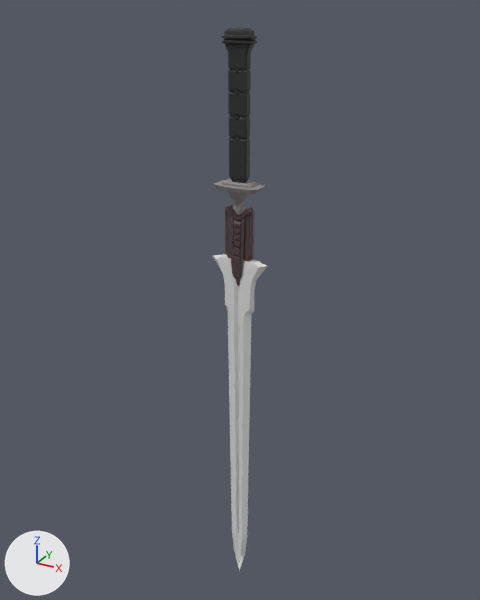
The FBX model Sword_Texture_Set_3.fbx as it was, and as the next commit left it.
Before and after are seen from a 50 mm lens placed at (0.4275, -0.1626, 0.1548), pointed at (0.3531, -0.0272, 0.0871). Arrows for +X, +Y and +Z are at lower left; the lights stay in place. Where no turn or scale is listed for an object, it has been applied to the vertices. Vertices at the same position are counted once.
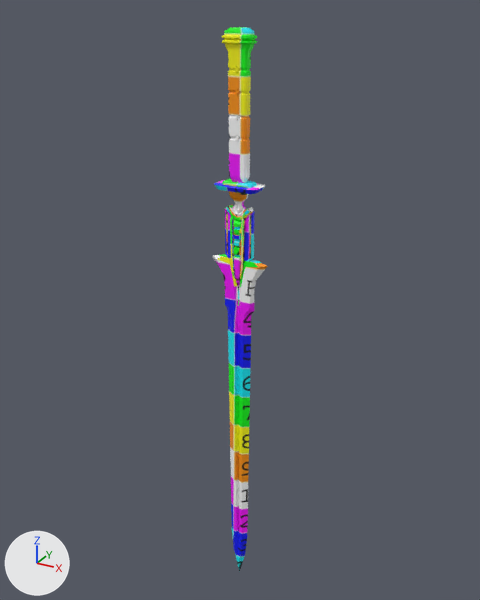
The newer file is also turned or shifted as a whole; pictures and numbers use the older file's frame.

What differs and where, as boxes [x1, y1, x2, y2] in the pictures (480 x 600 px; the box of a moved part takes in the faces that stretch with it):
part 1 of me_mesh, moved or reshaped: before [222, 118, 242, 534]; after [222, 138, 242, 534]
part 2 of me_mesh, surface changed: before [230, 217, 233, 256]; after [232, 231, 234, 257]
part 3 of me_mesh, recoloured: [214, 180, 265, 212] in both
part 4 of me_mesh, recoloured: [222, 27, 257, 183] in both
part 5 of me_mesh, recoloured: [225, 205, 255, 287] in both
part 6 of me_mesh, recoloured: [213, 254, 268, 572] in both

The change, as a list of edits to the scene's bpy script:
```text
Change me_mesh:
    used by ob_pcube28; location = (0.4397, -0.0316, 0.0824)
    remove me_mesh.from_pydata(...)  # 1661 vertices, 3336 faces; spans x -0.092..-0.077, y -0.003..0.003, z -0.082..0.069
    add me_mesh.from_pydata(...)  # 1662 vertices, 3338 faces; spans x -0.092..-0.077, y -0.003..0.003, z -0.082..0.069
    me_mesh part 1: 64 vertices moved within x -0.088..-0.084, y -0.001..0.001, z 0.001..0.056; 1 vertex removed from x -0.084, y -0.001, z 0.029; 2 vertices added at x -0.085..-0.084, y -0.001..0.0, z 0.029
    me_mesh part 2: 7 kept faces spanning x -0.086, y -0.001..0.001, z 0.018..0.069 get new texture (UV) coordinates
    me_mesh part 3: 418 faces spanning x -0.09..-0.079, y -0.003..0.003, z 0.029..0.036 switch from mat_lambert10 (grey #8e8989) to mat_sword1_sword_sword_sword_lambert3 (picture img_uv_checker_texture_jpg)
    me_mesh part 4: 961 faces spanning x -0.088..-0.081, y -0.002..0.002, z 0.036..0.069 switch from mat_leather (black #2a2a2a) to mat_sword1_sword_sword_sword_lambert3 (picture img_uv_checker_texture_jpg)
    me_mesh part 5: 523 faces spanning x -0.088..-0.081, y -0.001..0.002, z 0.011..0.03 switch from mat_lambert11 (brown #524040) to mat_sword1_sword_sword_sword_lambert3 (picture img_uv_checker_texture_jpg)
    me_mesh part 6: 270 faces spanning x -0.092..-0.077, y -0.001..0.001, z -0.082..0.018 switch from mat_blade (light grey #dedede) to mat_sword1_sword_sword_sword_lambert3 (picture img_uv_checker_texture_jpg)
```
